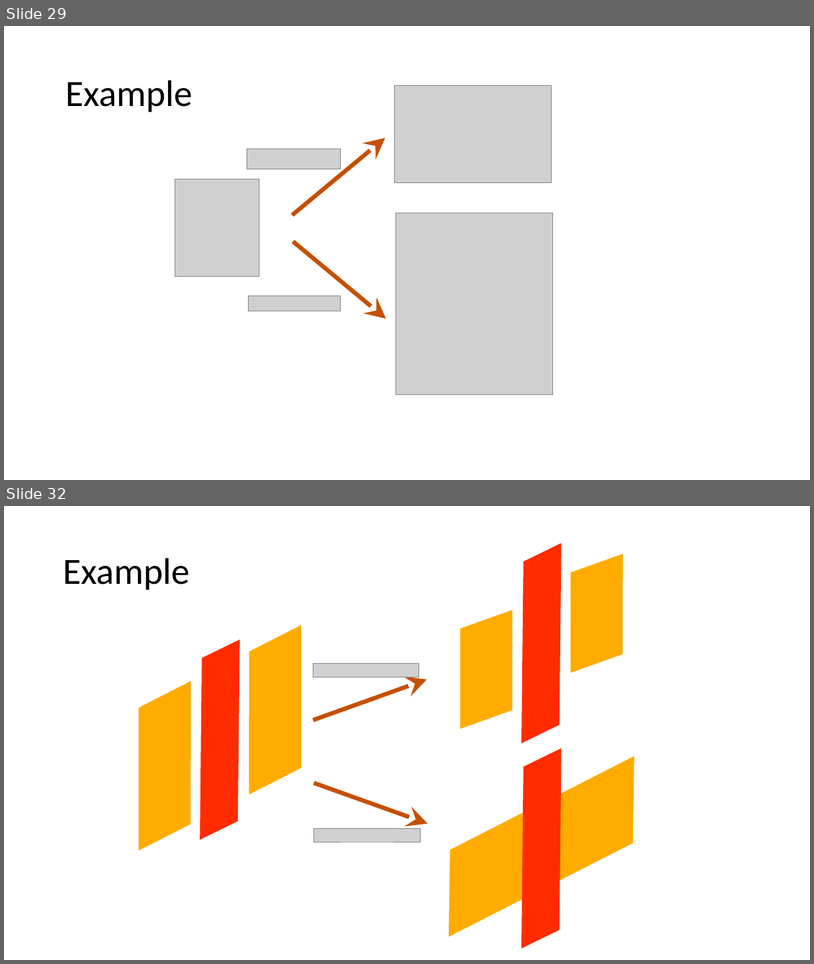
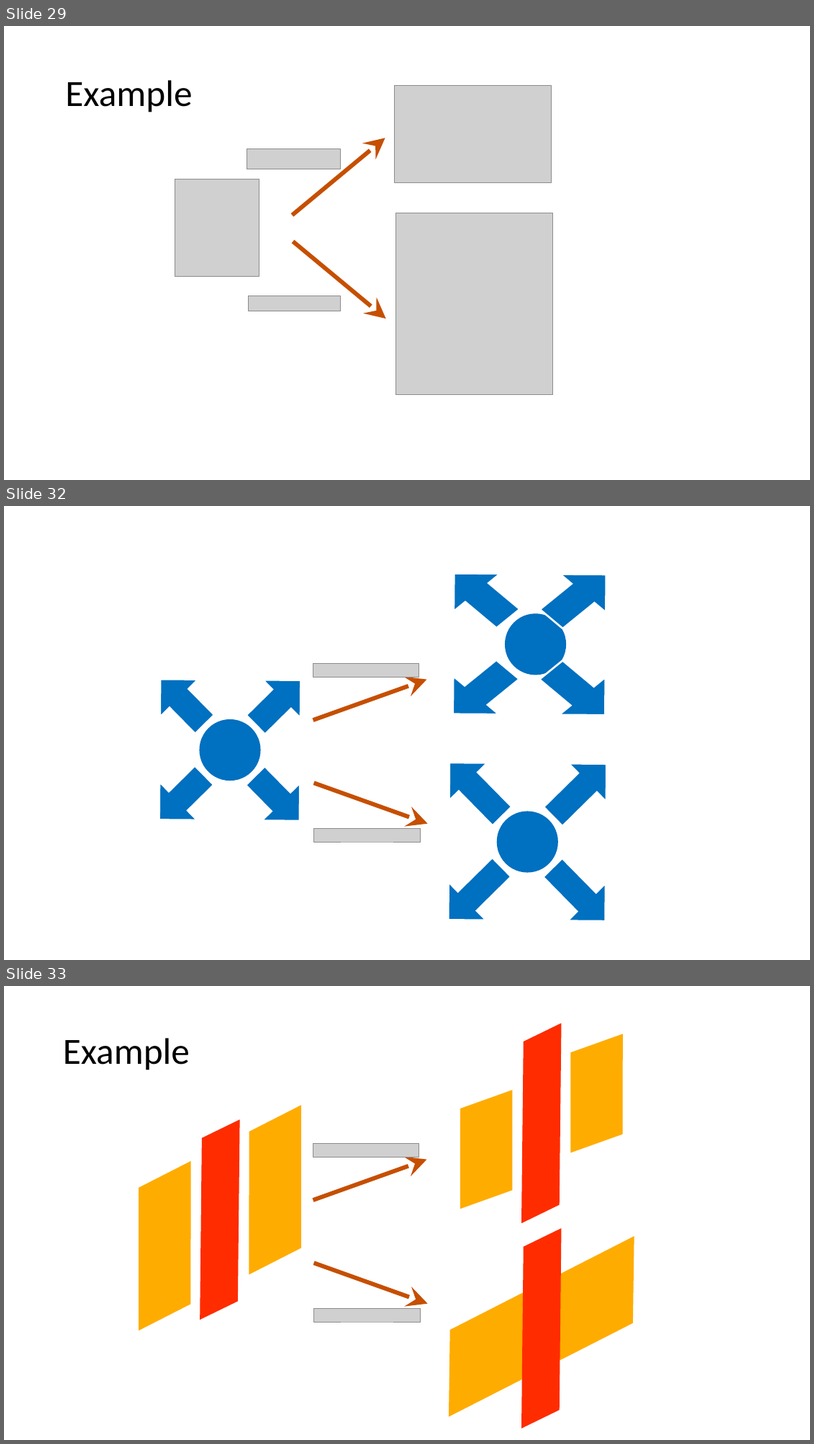
Before and after one commit to PowerPointLabs/PowerPointLabs, a slide deck: doc/Documentation Resource-ResizeLab.pptx. Shown one above the other, each under a label of ours: slides 29 and 32 before the commit, slides 29, 32 and 33 after it; the slides between them are not shown. The pictures are 814x964 and 814x1444 pixels, drawn with LibreOffice and Linux fonts; fonts in the diff are those of the drawing; grey boxes stand for pictures. Boxes give left, top, right and bottom in pixels: in the first picture for what was removed or moved away, otherwise in the second. Text is boxed around its words. In the diff, an @@ line names an element or a change of style, - is before the commit and + after.

```diff
--- a/doc/Documentation Resource-ResizeLab.pptx
+++ b/doc/Documentation Resource-ResizeLab.pptx
@@ slide 32 added at (4,506,810,960), background #FFFFFF @@
@@ freeform shape added at (454,573,520,628), fill #0070C0, outline #FFFFFF 2.25 pt @@
@@ freeform shape added at (540,574,607,629), fill #0070C0, outline #FFFFFF 2.25 pt @@
@@ ellipse added at (493,601,579,687), fill #0070C0, outline #0070C0 1 pt @@
@@ left arrow added at (142,660,224,743), fill #0070C0, outline #FFFFFF 2.25 pt @@
@@ left arrow added at (237,661,320,744), fill #0070C0, outline #FFFFFF 2.25 pt @@
@@ picture added at (313,663,419,677) @@
@@ freeform shape added at (453,659,520,714), fill #0070C0, outline #FFFFFF 2.25 pt @@
@@ freeform shape added at (540,660,606,715), fill #0070C0, outline #FFFFFF 2.25 pt @@
@@ arrow added from (313, 720) to (427, 679), #C64F00 5 pt @@
@@ ellipse added at (188,707,273,793), fill #0070C0, outline #0070C0 1 pt @@
@@ left arrow added at (141,756,224,839), fill #0070C0, outline #FFFFFF 2.25 pt @@
@@ left arrow added at (237,757,319,839), fill #0070C0, outline #FFFFFF 2.25 pt @@
@@ left arrow added at (430,744,522,835), fill #0070C0, outline #FFFFFF 2.25 pt @@
@@ left arrow added at (535,744,625,836), fill #0070C0, outline #FFFFFF 2.25 pt @@
@@ arrow added from (314, 782) to (428, 824), #C64F00 5 pt @@
@@ ellipse added at (485,799,571,885), fill #0070C0, outline #0070C0 1 pt @@
@@ picture added at (314,828,421,841) @@
@@ left arrow added at (430,848,521,939), fill #0070C0, outline #FFFFFF 2.25 pt @@
@@ left arrow added at (534,849,625,939), fill #0070C0, outline #FFFFFF 2.25 pt @@
@@ what was slide 32 is now slide 33 @@
```
Also in this commit, not shown: 8 slides changed, 1 other file.
